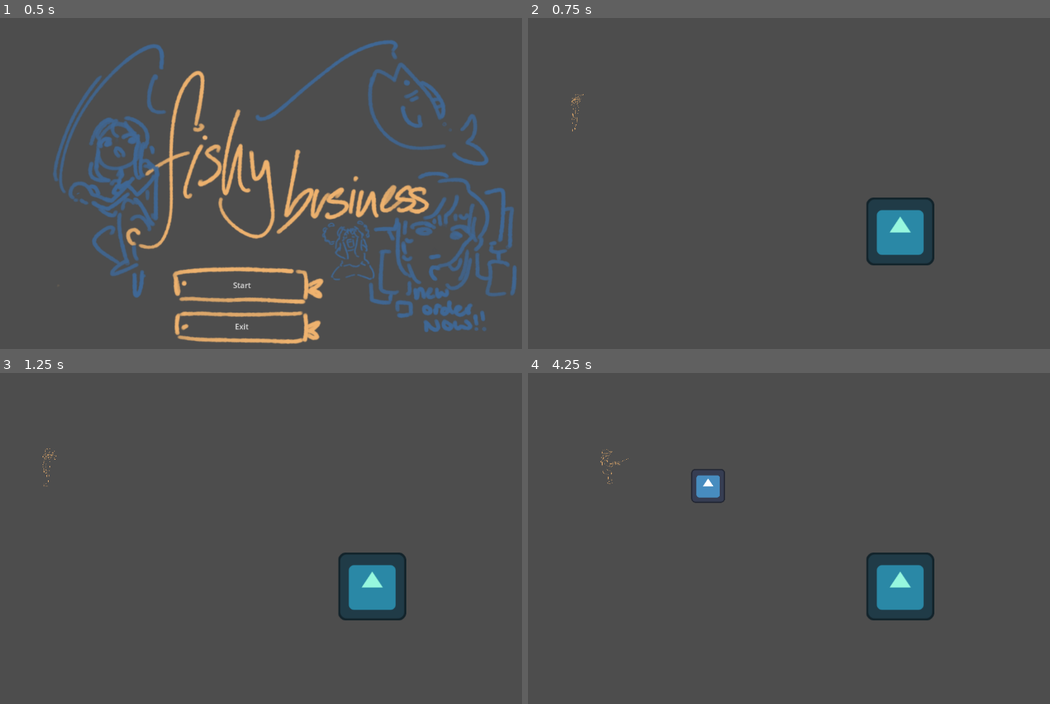
Above: before the commit, frames 1-4 (two rows, left to right).
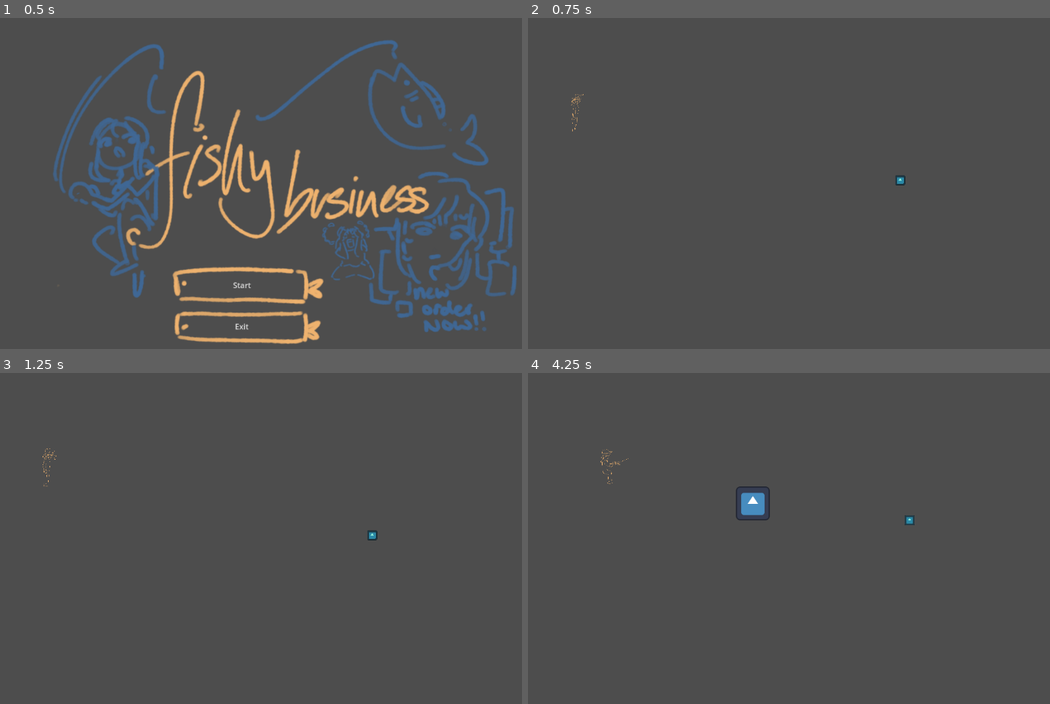
Above: after the commit, the same moments.

Repository: corin-gaiotto/gdc-jam-2025
Game: Godot game, scene res://Scenes/MainScene.tscn
Same seed, same stepped clock (60 frames per second), same inputs: the game is played once before the commit and once after it. The engine's default icon, where the game draws it, is replaced by a stand-in: a white triangle on a blue panel in a dark square.
Inputs (mouse positions are in pixels of both pictures, inside the frame that each line leads up to):
- Up to frame 1 (0.5 s): no input
- Up to frame 2 (0.75 s): click "Start" at 0.5 s
- Up to frame 3 (1.25 s): no input
- Up to frame 4 (4.25 s): tap Enter at 1.25 s; move the mouse to (945, 521) at 1.27 s; hold D (right) 1.28-2.03 s; tap Space (fishing-interact) at 1.35, 2.1, 3.05, 3.6 s; move the mouse to (689, 555) at 2.02 s; hold S (down) 2.03-2.78 s; tap E (start-fishing) at 2.75, 2.85 s; move the mouse to (872, 465) at 2.77 s; hold D (right) 2.78-3.53 s; move the mouse to (778, 608) at 3.52 s; hold W (up) from 3.53 s (still down)

Frame 1 is identical in both runs. In frame 2, 2.7% of the frame differs, in the area x 64-78%, y 47-75%; in frame 3, 2.7%; in frame 4, 3.5%, in the area x 31-78%, y 28-75%.

Commit message:
fixed fishing minigame, and clamped hook

Diff:
--- a/Assets/Audio/Music/InteractiveMusicStream.tres
+++ b/Assets/Audio/Music/InteractiveMusicStream.tres
@@ -12,6 +12,12 @@
 clip_1/stream = ExtResource("2_m6ejy")
 clip_1/auto_advance = 0
 _transitions = {
+Vector2i(0, 0): {
+"fade_beats": 1.0,
+"fade_mode": 0,
+"from_time": 0,
+"to_time": 0
+},
 Vector2i(0, 1): {
 "fade_beats": 1.0,
 "fade_mode": 3,
@@ -24,6 +30,12 @@
 "from_time": 0,
 "to_time": 0
 },
+Vector2i(1, 1): {
+"fade_beats": 1.0,
+"fade_mode": 0,
+"from_time": 0,
+"to_time": 0
+},
 Vector2i(2, -1): {
 "fade_beats": 1.0,
 "fade_mode": 0,
--- a/Assets/FishSpecies/Anchovy.tscn
+++ b/Assets/FishSpecies/Anchovy.tscn
@@ -21,9 +21,7 @@
 baseSellValue = 10.0
 fishTexture = SubResource("SpriteFrames_b00gv")
 preferredDepth = 300.0
-idleBurstTime = 3
 idleMoveSpeed = 50.0
-fishingTurnTime = 1
 fishingResistance = 0.75
 fishingEnergyDrain = 0.5
 metadata/_custom_type_script = "uid://c3dgu655bgxdj"
--- a/Assets/FishSpecies/HorseMackerel.tscn
+++ b/Assets/FishSpecies/HorseMackerel.tscn
@@ -21,9 +21,7 @@
 baseSellValue = 30.0
 fishTexture = SubResource("SpriteFrames_b00gv")
 preferredDepth = 400.0
-idleBurstTime = 5
 idleMoveSpeed = 100.0
-fishingTurnTime = 1
 fishingResistance = 1.0
 fishingEnergyDrain = 1.0
 metadata/_custom_type_script = "uid://c3dgu655bgxdj"
--- a/Assets/FishSpecies/TestSpecies.tscn
+++ b/Assets/FishSpecies/TestSpecies.tscn
@@ -21,9 +21,7 @@
 baseSellValue = 30.0
 fishTexture = SubResource("SpriteFrames_b00gv")
 preferredDepth = 400.0
-idleBurstTime = 5
 idleMoveSpeed = 100.0
-fishingTurnTime = 1
 fishingResistance = 1.0
 fishingEnergyDrain = 1.0
 metadata/_custom_type_script = "uid://c3dgu655bgxdj"
--- a/Objects/FishManagerTemplate.tscn
+++ b/Objects/FishManagerTemplate.tscn
@@ -9,23 +9,28 @@
 script = ExtResource("1_w4qpl")
 SpeciesDict = {
 "Anchovy": NodePath("Anchovy"),
-"Horse Mackerel": NodePath("HorseMackerel"),
-"TestSpecies": NodePath("TestSpecies")
+"Horse Mackerel": NodePath("HorseMackerel")
 }
 SpeciesWeights = Dictionary[String, int]({
 "Anchovy": 2,
-"Horse Mackerel": 1,
-"TestSpecies": 1
+"Horse Mackerel": 1
 })
 spawnTimeMin = 600
-spawnTimeMax = 1200
+spawnTimeMax = 900
 spawnAmountMin = 1
 spawnAmountMax = 3
 spawningActive = true
 metadata/_custom_type_script = "uid://dit08ixmmktq5"
 
 [node name="TestSpecies" parent="." instance=ExtResource("2_56iai")]
+idleBurstTime = 5.0
+fishingTurnTime = 1.0
 
 [node name="Anchovy" parent="." instance=ExtResource("3_sv0qc")]
+idleBurstTime = 3.0
+fishingTurnTime = 0.5
 
 [node name="HorseMackerel" parent="." instance=ExtResource("4_vadww")]
+size = 0.4
+idleBurstTime = 5.0
+fishingTurnTime = 1.0
--- a/Scenes/MainMenu.tscn
+++ b/Scenes/MainMenu.tscn
@@ -7,8 +7,8 @@
 [ext_resource type="Texture2D" uid="uid://bk53gndqfvu11" path="res://Assets/Sprites/MainMenu/MainMenu2.png" id="5_xim88"]
 [ext_resource type="Texture2D" uid="uid://hytj65l2l70k" path="res://Assets/Sprites/MainMenu/MainMenu3.png" id="6_koqhg"]
 
-[sub_resource type="Animation" id="Animation_cmrfp"]
-resource_name = "pop in"
+[sub_resource type="Animation" id="Animation_loo7a"]
+length = 0.001
 tracks/0/type = "value"
 tracks/0/imported = false
 tracks/0/enabled = true
@@ -22,8 +22,8 @@
 "values": [Vector2(1, 1)]
 }
 
-[sub_resource type="Animation" id="Animation_loo7a"]
-length = 0.001
+[sub_resource type="Animation" id="Animation_cmrfp"]
+resource_name = "pop in"
 tracks/0/type = "value"
 tracks/0/imported = false
 tracks/0/enabled = true
--- a/Scripts/fish.gd
+++ b/Scripts/fish.gd
@@ -17,7 +17,7 @@
 @export var idleBurstTime: int            # Amount of frames the species spends moving in one direction before turning around (on average)
 @export var idleMoveSpeed: float         # How fast the fish moves while idle.
 #    [Fishing Behaviour]
-@export var fishingTurnTime: int         # Amount of frames the species spends moving in one direction before turning around, while being caught
+@export var fishingTurnTime: float         # Amount of frames the species spends moving in one direction before turning around, while being caught
 @export var fishingResistance: float     # Multiplier for how long the fish takes to be reeled in.
 @export var fishingEnergyDrain: float    # Multiplier for how much energy the fish drains while reeling it in.
 
@@ -47,6 +47,7 @@
 	idleTimer.wait_time = idleBurstTime
 
 	fishingTimer = $FishingTimer
+	print("[testing]", fishingTurnTime)
 	fishingTimer.wait_time = max(0.01, fishingTurnTime)
 
 	idleTimer.start()
@@ -60,12 +61,15 @@
 			if isBursting:
 				currentVelocity = initialVelocity * pow((idleTimer.time_left/idleTimer.wait_time),1.5)
 				position += currentVelocity * delta
+			position.x = clamp(position.x, 465, 1150)
+			position.y = clamp(position.y, 280, 648)
 		fishStatesEnum.BITHOOK:
 			fishingTimer.start()
 			fishingDirection = (randi_range(0, 1) - 0.5) * 2
 		fishStatesEnum.REELING:
 			# move in direction
 			position += Vector2(idleMoveSpeed * delta * fishingDirection, 0)
+			position.x = clamp(position.x, 465, 1150)
 
 
 
--- a/Scripts/fish_species.gd
+++ b/Scripts/fish_species.gd
@@ -18,10 +18,10 @@
 @export var fishTexture: SpriteFrames    # How the species looks.
 #    [Idle Behaviour]
 @export var preferredDepth: float        # What depth the fish species appears at.
-@export var idleBurstTime: int            # Amount of frames the species spends moving in one direction before turning around (on average)
+@export var idleBurstTime: float            # Amount of frames the species spends moving in one direction before turning around (on average)
 @export var idleMoveSpeed: float         # How fast the fish moves while idle.
 #    [Fishing Behaviour]
-@export var fishingTurnTime: int         # Amount of frames the species spends moving in one direction before turning around, while being caught
+@export var fishingTurnTime: float         # Amount of frames the species spends moving in one direction before turning around, while being caught
 @export var fishingResistance: float     # Multiplier for how long the fish takes to be reeled in.
 @export var fishingEnergyDrain: float    # Multiplier for how much energy the fish drains while reeling it in.
 
@@ -49,6 +49,6 @@
 	generatedFish.finalSellValue = generatedFish.baseSellValue * (generatedFish.size)/size
 
 	# Visuals: make the generated fish's sprite transform scale with the amount its size is scaling by
-	generatedFish.transform = generatedFish.transform.scaled(Vector2((generatedFish.size)/size, (generatedFish.size)/size))
+	generatedFish.transform = generatedFish.transform.scaled(Vector2((generatedFish.size), (generatedFish.size)))
 
 	return generatedFish # NOTE: being returned does not automatically add it to the scene tree!
--- a/Scripts/fishing_player.gd
+++ b/Scripts/fishing_player.gd
@@ -142,7 +142,8 @@
 
 				# TODO: clamp hook global position within the water (once the scene is more set up)
 				_hook.position += delta * hookSpeed * Vector2(_x_dir, _y_dir)
-				_hook.position.y = clamp(_hook.position.y, 256, 648)
+				_hook.global_position.y = clamp(_hook.global_position.y, 256, 648)
+				_hook.global_position.x = clamp(_hook.global_position.x, 465, 1150)
 				if Input.is_action_just_pressed("fishing-cancel"):
 					# return to fishing idle
 					currentState = fishingEnum.FISHING_IDLE
@@ -152,6 +153,7 @@
 				energy = maxEnergy
 				# if stateTimeRemaining runs out, fish gets away; otherwise, if interact pressed, then start reeling in
 				if Input.is_action_just_pressed("fishing-interact"):
+					play_fishing_bite.emit()
 					currentState = fishingEnum.FISHING_PULL_HOOK
 					_hookSprite.visible = false
 					# set fish state to reeling (instead of idle)
@@ -160,12 +162,12 @@
 				elif stateTimeRemaining < 1:
 					# also maybe remove the fish entirely? idk
 					currentState = fishingEnum.FISHING_IDLE
+					play_fishing_calm.emit()
 					_hookSprite.visible = false
 
 			fishingEnum.FISHING_PULL_HOOK:
 				_energyBar.visible = true
 				_energyBar.value = energy
-				play_fishing_bite.emit()
 				# here is where the fishing minigame goes: on a success, return to FISHING_OBTAIN, otherwise, return to FISHING_IDLE
 				var pull_strength: float = abs(_x_dir) # 0 if not pulling, 1 if pulling
 				var energy_cost: float = 1
